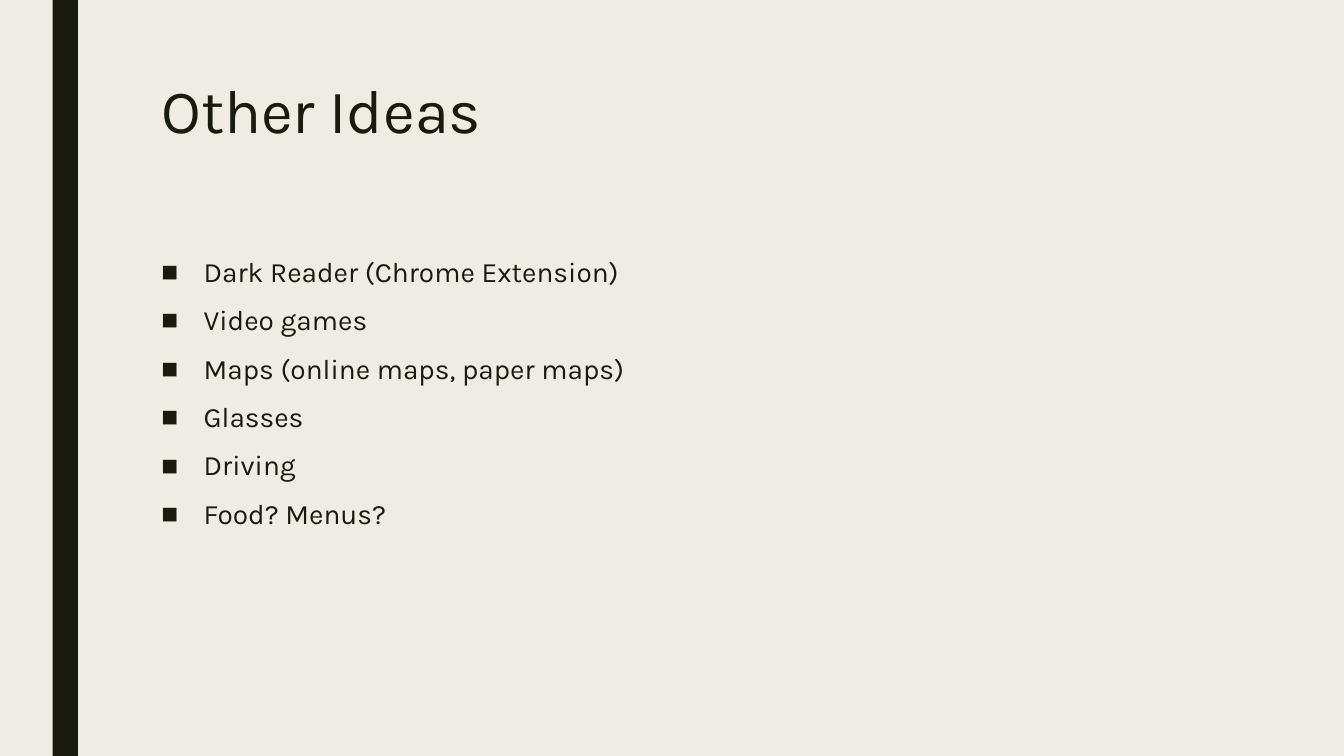
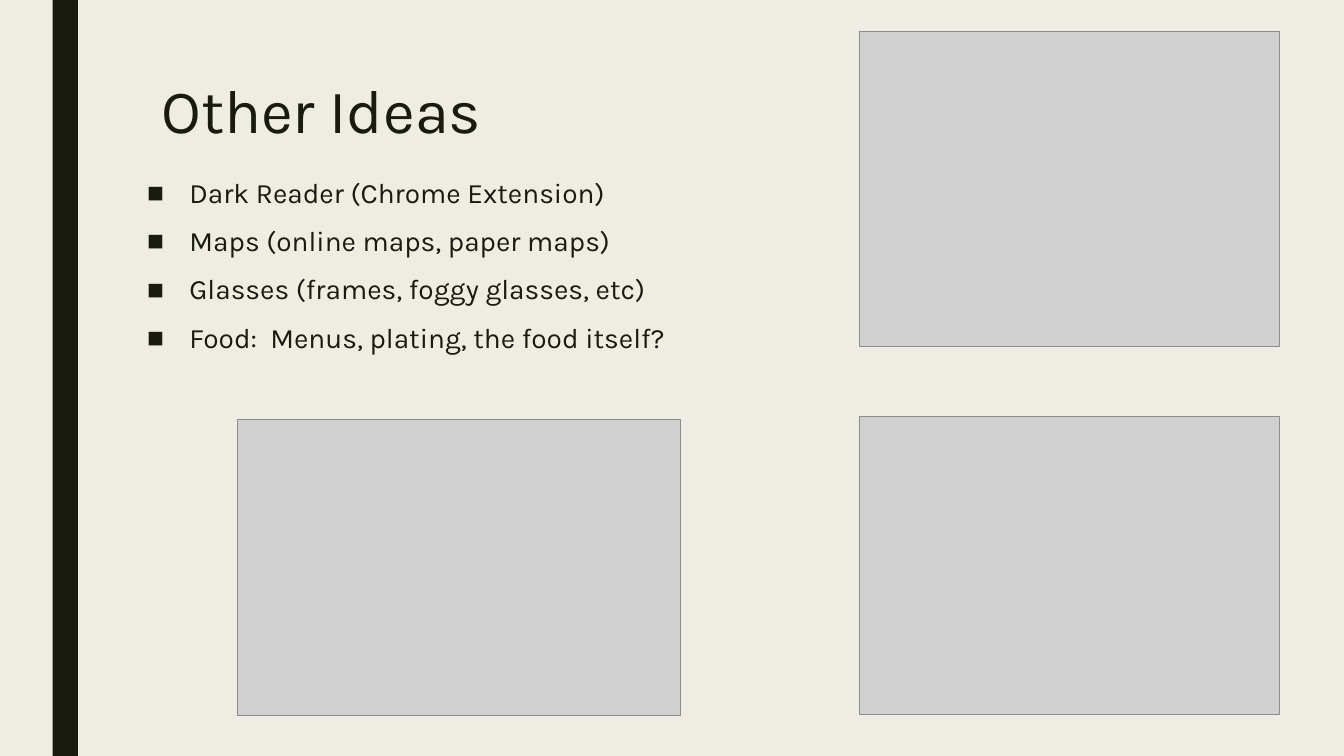
Before and after one commit to kenteexy/Interactive, a slide deck: slide 6 of weekly-projects/overlay-part-1-gathering/overlays.pptx. Drawn at 1344x756 pixels with LibreOffice and Linux fonts; fonts in the diff are those of the drawing; grey boxes stand for pictures. Boxes give left, top, right and bottom in pixels: in the first picture for what was removed or moved away, otherwise in the second. Text is boxed around its words. In the diff, an @@ line names an element or a change of style, - is before the commit and + after.

```diff
--- a/weekly-projects/overlay-part-1-gathering/overlays.pptx
+++ b/weekly-projects/overlay-part-1-gathering/overlays.pptx
@@ picture added at (859, 32, 1279, 347) @@
@@ text "Dark Reader (Chrome Extension)": place and size @@
-text "Dark Reader (Chrome Extension)" at (204, 262, 624, 525)
+text "Dark Reader (Chrome Extension)" at (189, 183, 664, 355)
@@ text at (189, 279, 664, 355): text changed @@
-■ Glasses
-■ Driving
-■ Food? Menus?
+■ Glasses (frames, foggy glasses, etc)
+■ Food: Menus, plating, the food itself?
@@ text at (204, 310, 368, 337): paragraph removed @@
-■ Video games
@@ picture added at (859, 416, 1279, 715) @@
@@ picture added at (238, 420, 681, 716) @@
```
Also in this commit, not shown: 3 other slides changed, 2 other files.
